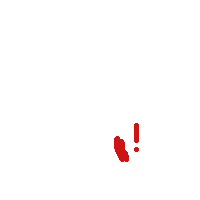
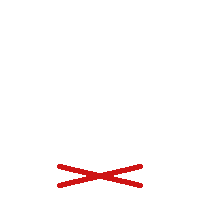
Layers edited between the first and the second 200 x 200 image:
added layer "limping" above "leg wound" over [57, 164, 143, 188]
hid "leg wound" over [114, 123, 139, 162]
